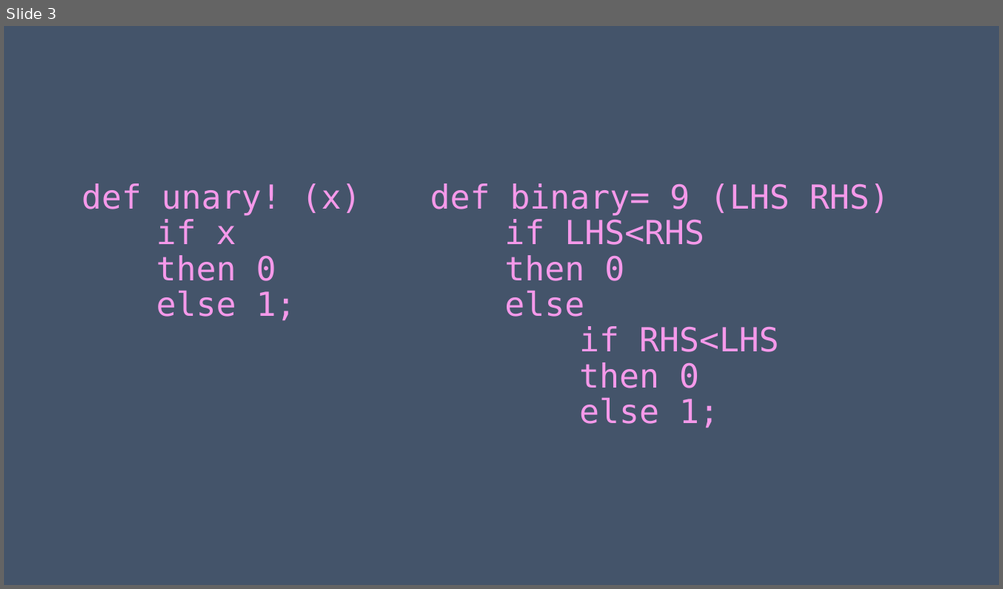
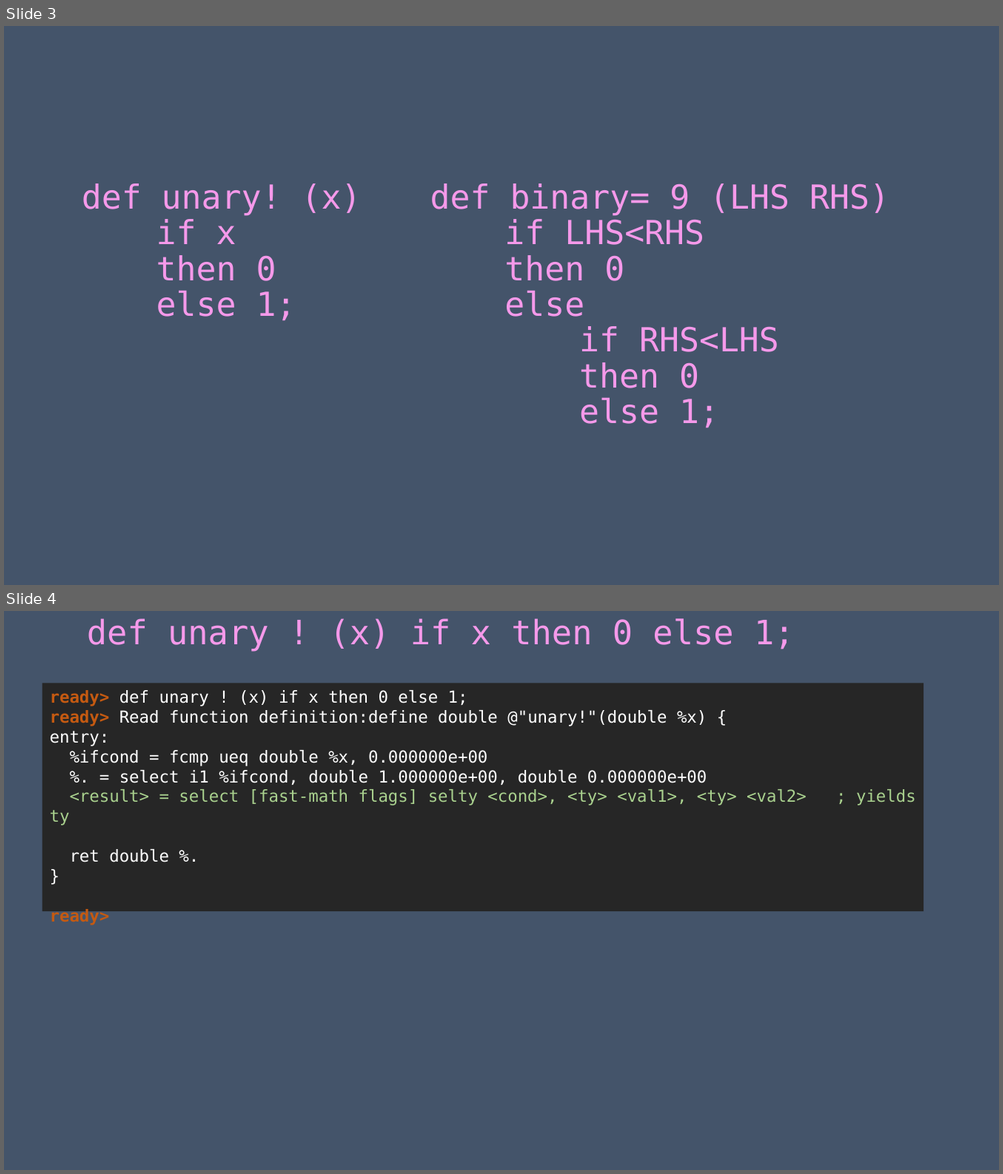
Before and after one commit to achieveartificialintelligence/download, a slide deck: Kaleidoscope/Ch6/Kaleidoscope.pptx. Shown one above the other, each under a label of ours: slide 3 before the commit, slides 3 and 4 after it. The pictures are 1003x589 and 1003x1174 pixels, drawn with LibreOffice and Linux fonts; fonts in the diff are those of the drawing. Boxes give left, top, right and bottom in pixels: in the first picture for what was removed or moved away, otherwise in the second. Text is boxed around its words. In the diff, an @@ line names an element or a change of style, - is before the commit and + after.

```diff
--- a/Kaleidoscope/Ch6/Kaleidoscope.pptx
+++ b/Kaleidoscope/Ch6/Kaleidoscope.pptx
@@ slide 4 added at (4,611,999,1170), background #44546A @@
@@ title added at (87,618,794,652), 32.4 pt, text gradient #F599EA to #89D1EB @@
+def unary ! (x) if x then 0 else 1;
@@ rectangle added at (42,684,923,911), fill #262626, 16 pt, text #FFFFFF @@
+ready> def unary ! (x) if x then 0 else 1;
+ready> Read function definition:define double @"unary!"(double %x) {
+entry:
+%ifcond = fcmp ueq double %x, 0.000000e+00
+%. = select i1 %ifcond, double 1.000000e+00, double 0.000000e+00
+<result> = select [fast-math flags] selty <cond>, <ty> <val1>, <ty> <val2> ; yields ty
+ret double %.
+}
+ready>
```
Also in this commit, not shown: 2 slides changed, 7 other slides added, 1 other file.
